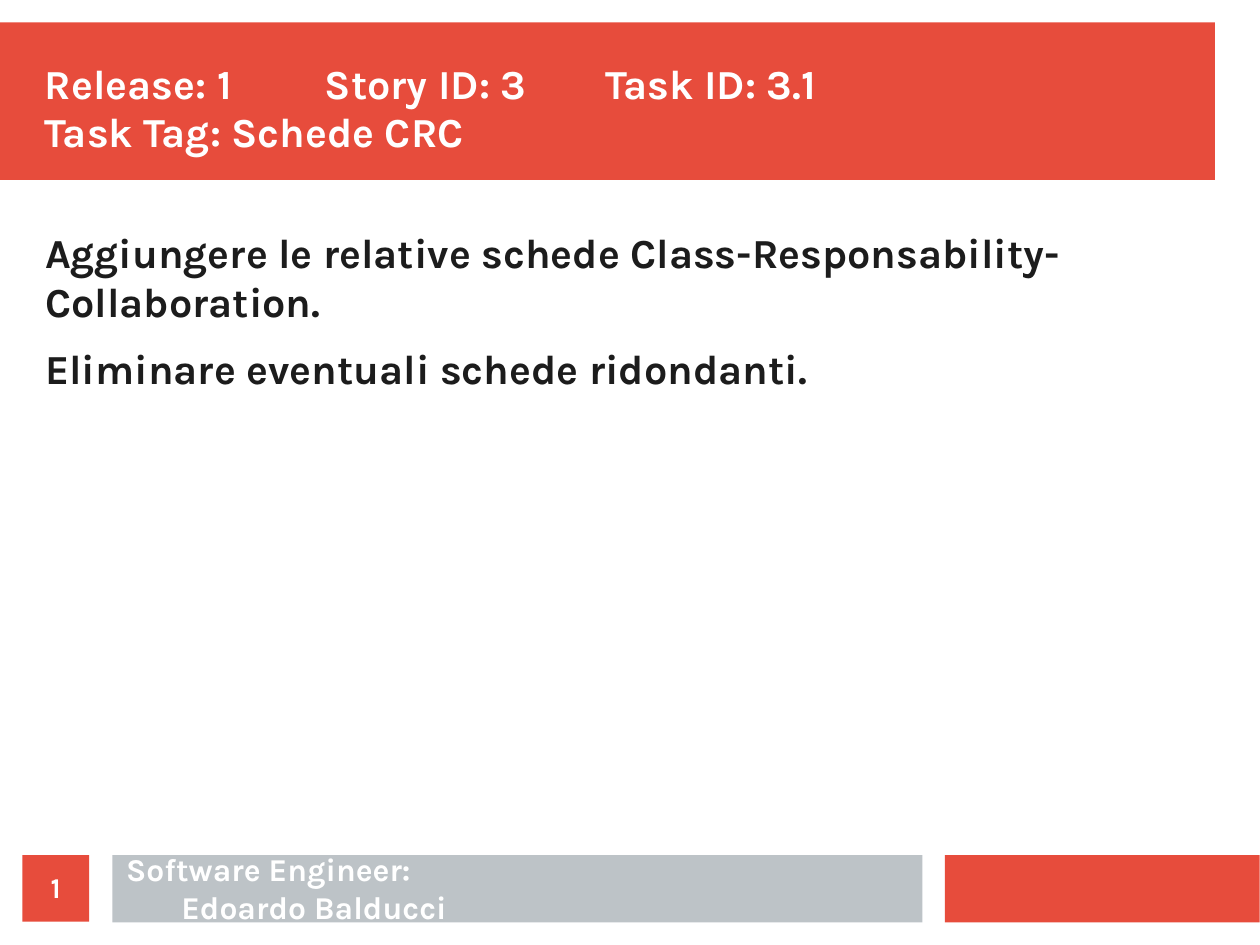
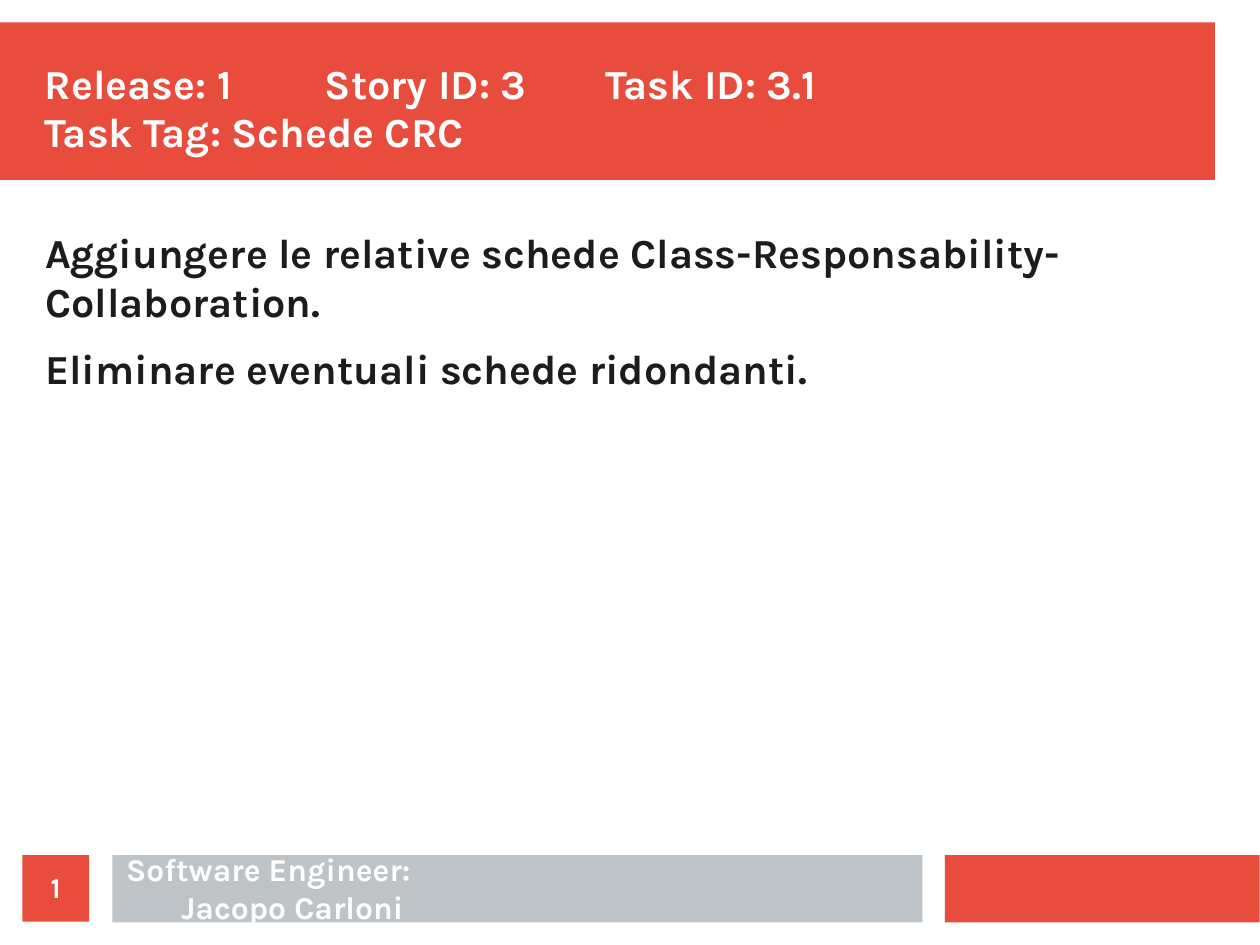
Before and after one commit to ecorradini/ProgettoIDS, a slide deck: slide 1 of AnalisiRequisiti/Task/UT3/TaskGestioneMappeServer.ppt. Drawn at 1260x945 pixels with LibreOffice and Linux fonts; fonts in the diff are those of the drawing. Boxes give left, top, right and bottom in pixels: in the first picture for what was removed or moved away, otherwise in the second. Text is boxed around its words. In the diff, an @@ line names an element or a change of style, - is before the commit and + after.

```diff
--- a/AnalisiRequisiti/Task/UT3/TaskGestioneMappeServer.ppt
+++ b/AnalisiRequisiti/Task/UT3/TaskGestioneMappeServer.ppt
@@ text at [126, 853, 411, 926]: text changed @@
-Software Engineer:
-Edoardo Balducci
+Software Engineer:
+Jacopo Carloni
```
Also in this commit, not shown: 5 other slides changed, 1 slide added, 1 other file.
